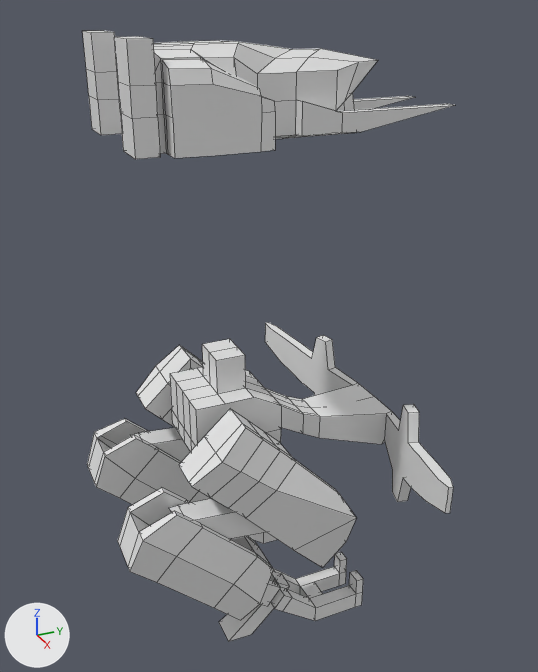
An edit to the FBX model Assets/MetalRage/Arts/Robots/Vincere/Models/Vincere.fbx, drawn before and after from the same camera.
Camera for both pictures: a 50 mm lens placed at (14.37, -5.38, 10.16), pointed at (-0.04, 1.1, 2.95). Lighting does not change. The marker at lower left points along +X, +Y and +Z. Mesh edges are drawn as thin lines. Where no turn or scale is listed for an object, it has been applied to the vertices. Vertices at the same position are counted once.
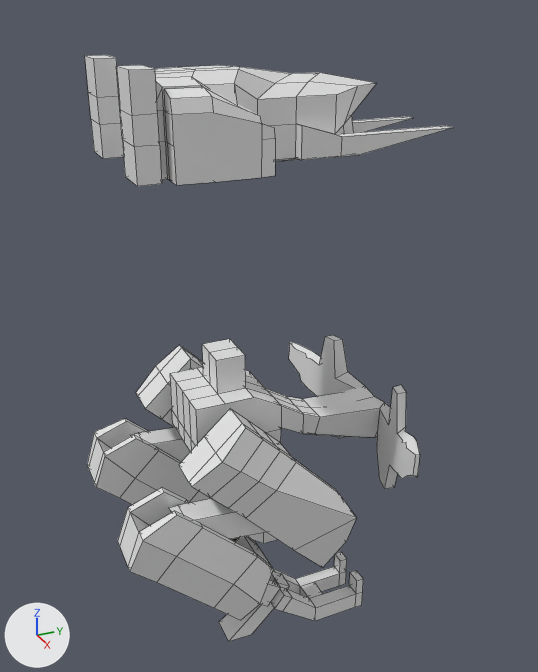
Location of each change, (x1, y1, x2, y2) in pixels of the pictures (538 x 672 px; the box of a moved part takes in the faces that stretch with it):
'Cube', reshaped (9% narrower): before (87, 322, 453, 641); after (87, 335, 420, 641)
'Cube.001', moved: before (83, 30, 454, 159); after (85, 55, 453, 186)
part 1 of me_cube_004, moved or reshaped: before (265, 322, 453, 513); after (286, 335, 420, 488)
part 2 of me_cube_004, added: after (98, 421, 145, 448)
part 3 of me_cube_004, added: after (231, 537, 254, 552)

The change, as a diff of the scene's bpy script:
```diff
--- a/Assets/MetalRage/Arts/Robots/Vincere/Models/Vincere.fbx.py
+++ b/Assets/MetalRage/Arts/Robots/Vincere/Models/Vincere.fbx.py
@@ me_cube_004 @@
 # used by ob_cube; location = (0.0, 0.0, 0.0)
 # verts and faces of me_cube_004; kept vertices keep their numbers, new ones are numbered from 556
 # before: 85 (-1.98, -2.76, 0.06) at pixel (96, 437), 86 (-1.98, -2.08, -0.78), 87 (-1.98, -1.43, -0.15), 88 (-1.98, -1.98, 0.35) at pixel (126, 421), 94 (-1.27, -2.08, -0.78)
 # before: 95 (-1.27, -1.43, -0.15) at pixel (156, 447), 109 (-1.98, -0.81, -2.02), 110 (-1.98, -0.16, -1.39), 113 (-1.27, -0.81, -2.02), 114 (-1.27, -0.16, -1.39)
 # before: 125 (-1.27, -0.17, -2.66), 126 (-1.27, 0.24, -1.93)
 # before: 369 (1.98, -2.76, 0.06) at pixel (138, 531), 370 (1.98, -2.08, -0.78), 371 (1.98, -1.43, -0.15) at pixel (200, 523), 372 (1.98, -1.98, 0.35) at pixel (174, 510), 378 (1.27, -2.08, -0.78)
 # before: 379 (1.27, -1.43, -0.15), 393 (1.98, -0.81, -2.02), 394 (1.98, -0.16, -1.39) at pixel (254, 552), 397 (1.27, -0.81, -2.02), 398 (1.27, -0.16, -1.39)
 # before: 409 (1.27, -0.17, -2.66), 410 (1.27, 0.24, -1.93) at pixel (258, 546)
-me_cube_004.from_pydata(...)  # 556 vertices, 452 faces; spans x -4.57..4.57, y -3.05..4.09, z -3.98..2.85
+me_cube_004.from_pydata(...)  # 556 vertices, 460 faces; spans x -3.2..3.2, y -3.05..4.09, z -3.98..2.85
+# me_cube_004 part 1
+# 4 vertices are removed from x -4.57..4.57, y 3.1, z 0.51..0.77
+# 6 faces are deleted
+# 5 vertices in x -2.35..-1.66, y 3.53..3.84, z -1.1..-0.22 move by (0.59, 0.0, 0.0)
+# 5 vertices in x 1.66..2.35, y 3.53..3.84, z -1.1..-0.22 move by (-0.59, 0.0, 0.0)
+# 4 vertices in x -4.57..-4.2, y 3.0..3.26, z 1.11..1.15 move by (1.37, 0.15, -0.08)
+# 4 vertices in x 4.2..4.57, y 3.0..3.26, z 1.11..1.15 move by (-1.37, 0.15, -0.08)
+# 3 vertices in x -0.82..-0.73, y 3.87..4.09, z -0.25..-0.07 move by (0.34, 0.0, 0.0)
+# 3 vertices in x -0.66..-0.38, y 2.23..4.09, z -0.25..0.18 move by (0.22, 0.0, 0.0)
+# 70 vertices move from x -4.54..4.54, y 2.23..4.09, z -1.1..1.52 to x -3.17..3.17, y 2.23..4.09, z -1.1..1.76
+# 4 vertices are added at (-3.2, 3.25, 0.51), (-3.2, 3.25, 0.77), (3.2, 3.25, 0.51), (3.2, 3.25, 0.77)
+# 6 new faces join them
+# me_cube_004 part 2
+faces += [(85, 86, 87, 88), (86, 109, 110, 87), (94, 95, 114, 113), (113, 125, 126, 114)]
+# me_cube_004 part 3
+faces += [(369, 372, 371, 370), (370, 371, 394, 393), (378, 397, 398, 379), (397, 398, 410, 409)]
 me_cube_004.materials.append(mat_material)
@@ ob_cube_001 @@
 ob_cube_001 = bpy.data.objects.new('Cube.001', me_cube_005)
-ob_cube_001.location = (0.0, -0.35, 8.21)
+ob_cube_001.location = (0.0, -0.35, 7.75)
```
